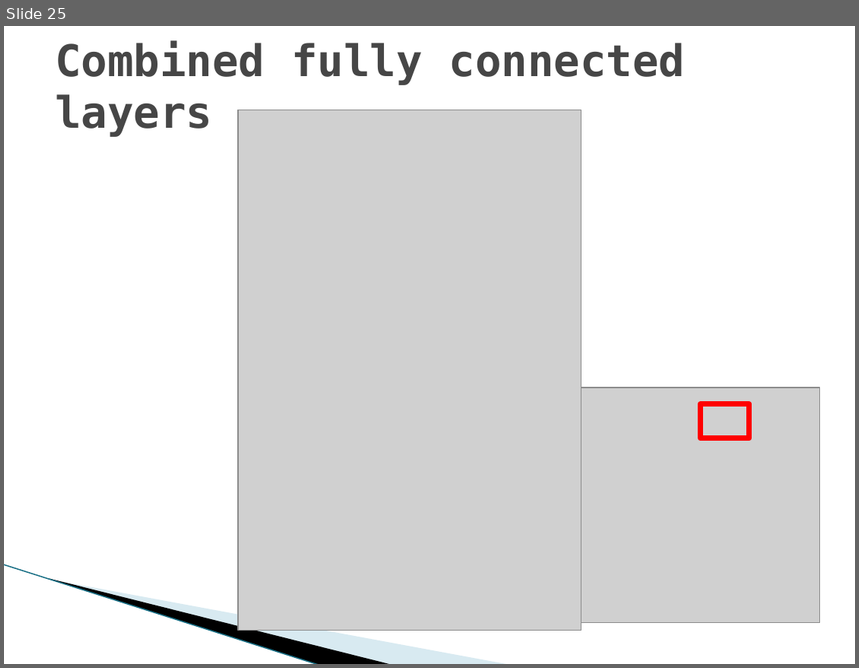
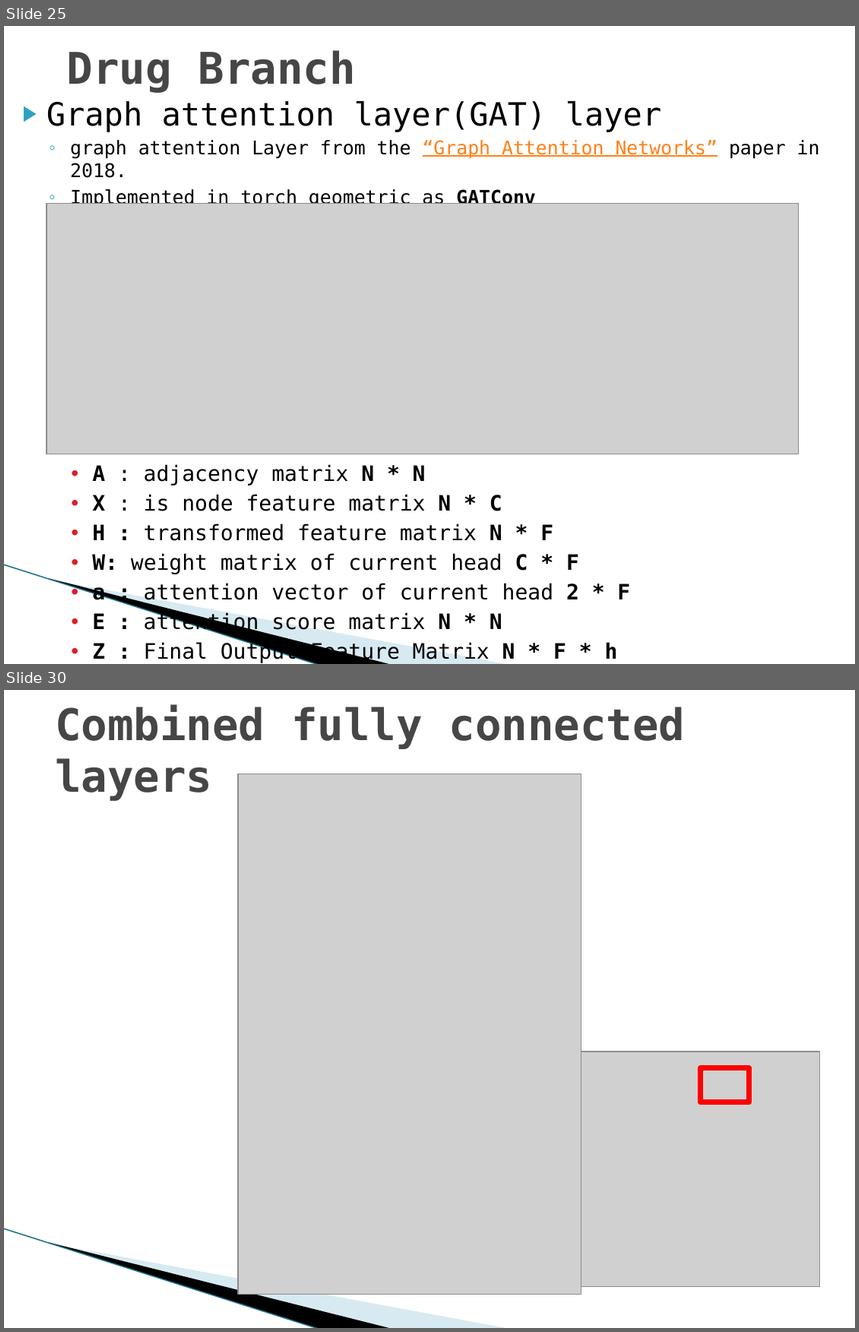
Before and after one commit to YoussefEzz/GraphDTA_forked, a slide deck: presentation/Drug Target affinity.pptx. Shown one above the other, each under a label of ours: slide 25 before the commit, slides 25 and 30 after it; the slides between them are not shown. The pictures are 859x668 and 859x1332 pixels, drawn with LibreOffice and Linux fonts; fonts in the diff are those of the drawing; grey boxes stand for pictures; background and template pictures are left out. Boxes give left, top, right and bottom in pixels: in the first picture for what was removed or moved away, otherwise in the second. Text is boxed around its words. In the diff, an @@ line names an element or a change of style, - is before the commit and + after.

```diff
--- a/presentation/Drug Target affinity.pptx
+++ b/presentation/Drug Target affinity.pptx
@@ slide 25 added at (x1=4, y1=26, x2=855, y2=664), background #FFFFFF; not listed: 3 template elements that a slide beside it also shows @@
@@ title added at (x1=67, y1=50, x2=356, y2=93), 36.9 pt, text #464646, bold @@
+Drug Branch
@@ text added at (x1=47, y1=101, x2=820, y2=664), 18 pt, text #000000 @@
+▶ Graph attention layer(GAT) layer
+  ◦ graph attention Layer from the “Graph Attention Networks” paper in 2018.
+  ◦ Implemented in torch_geometric as GATConv
+    • A : adjacency matrix N * N
+    • X : is node feature matrix N * C
+    • H : transformed feature matrix N * F
+    • W: weight matrix of current head C * F
+    • a : attention vector of current head 2 * F
+    • E : attention score matrix N * N
+    • Z : Final Output Feature Matrix N * F * h
@@ picture added at (x1=47, y1=203, x2=798, y2=453) @@
@@ what was slide 25 is now slide 30 @@
```
Also in this commit, not shown: 2 slides changed, 4 other slides added, 14 other files.
